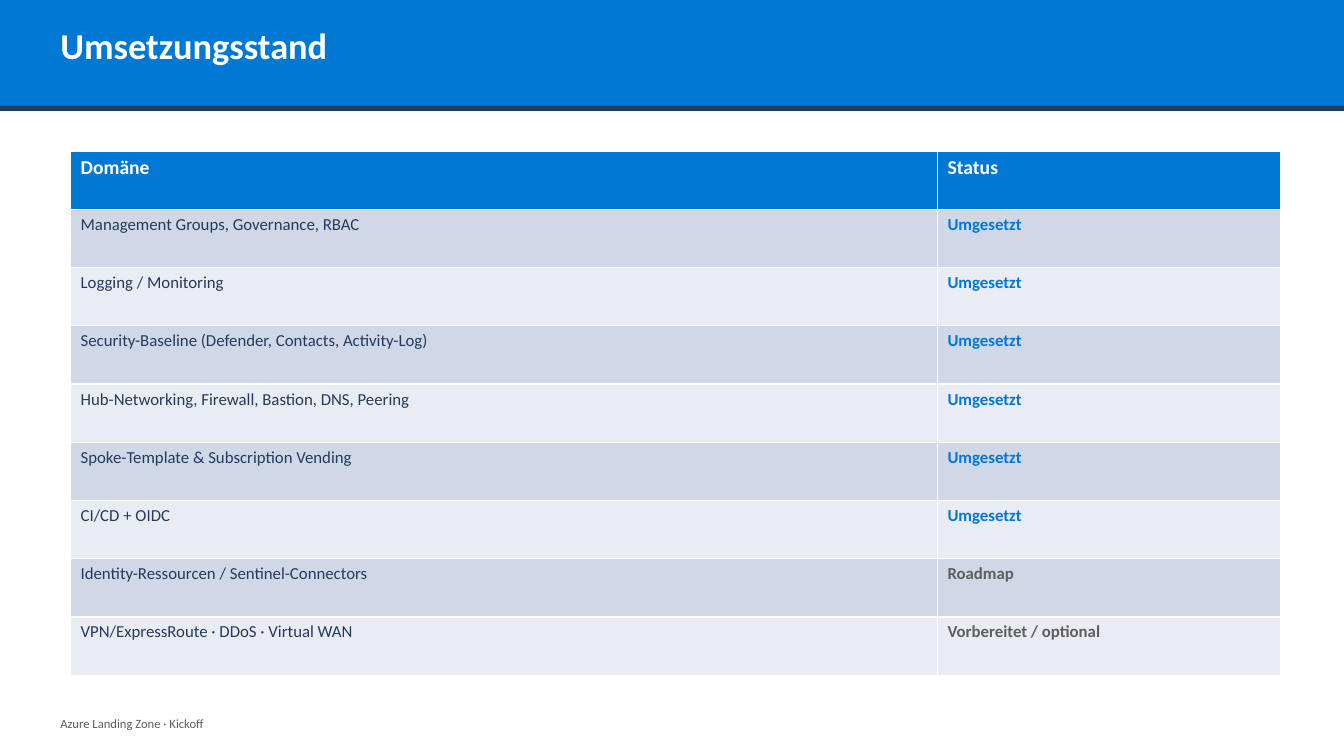
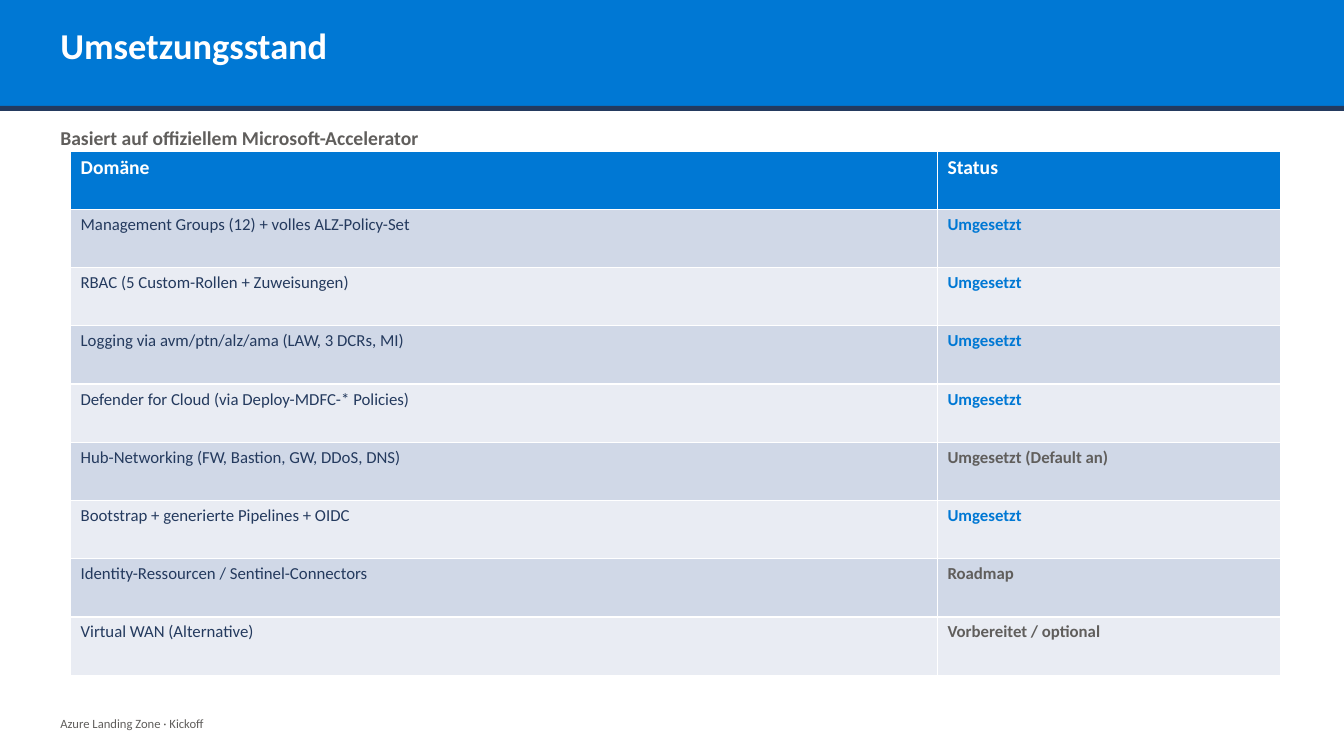
Before and after one commit to YannickBeck/azure-landing-zone, a slide deck: slide 13 of docs/kickoff/Azure-Landing-Zone-Kickoff.pptx. Drawn at 1344x756 pixels with LibreOffice and Linux fonts; fonts in the diff are those of the drawing. Boxes give left, top, right and bottom in pixels: in the first picture for what was removed or moved away, otherwise in the second. Text is boxed around its words. In the diff, an @@ line names an element or a change of style, - is before the commit and + after.

```diff
--- a/docs/kickoff/Azure-Landing-Zone-Kickoff.pptx
+++ b/docs/kickoff/Azure-Landing-Zone-Kickoff.pptx
@@ text added at (x1=60, y1=131, x2=418, y2=145), 14 pt, text #605E5C, bold @@
+Basiert auf offiziellem Microsoft-Accelerator
@@ table at (x1=71, y1=151, x2=1280, y2=676) @@
-row 2, column 1: Management Groups, Governance, RBAC
+row 2, column 1: Management Groups (12) + volles ALZ-Policy-Set
-row 3, column 1: Logging / Monitoring
+row 3, column 1: RBAC (5 Custom-Rollen + Zuweisungen)
-row 4, column 1: Security-Baseline (Defender, Contacts, Activity-Log)
+row 4, column 1: Logging via avm/ptn/alz/ama (LAW, 3 DCRs, MI)
-row 5, column 1: Hub-Networking, Firewall, Bastion, DNS, Peering
+row 5, column 1: Defender for Cloud (via Deploy-MDFC-* Policies)
-row 6, column 1: Spoke-Template & Subscription Vending
+row 6, column 1: Hub-Networking (FW, Bastion, GW, DDoS, DNS)
-row 6, column 2: Umgesetzt
+row 6, column 2: Umgesetzt (Default an)
-row 7, column 1: CI/CD + OIDC
+row 7, column 1: Bootstrap + generierte Pipelines + OIDC
-row 9, column 1: VPN/ExpressRoute · DDoS · Virtual WAN
+row 9, column 1: Virtual WAN (Alternative)
```
Also in this commit, not shown: 10 other slides changed, 4 other files.
